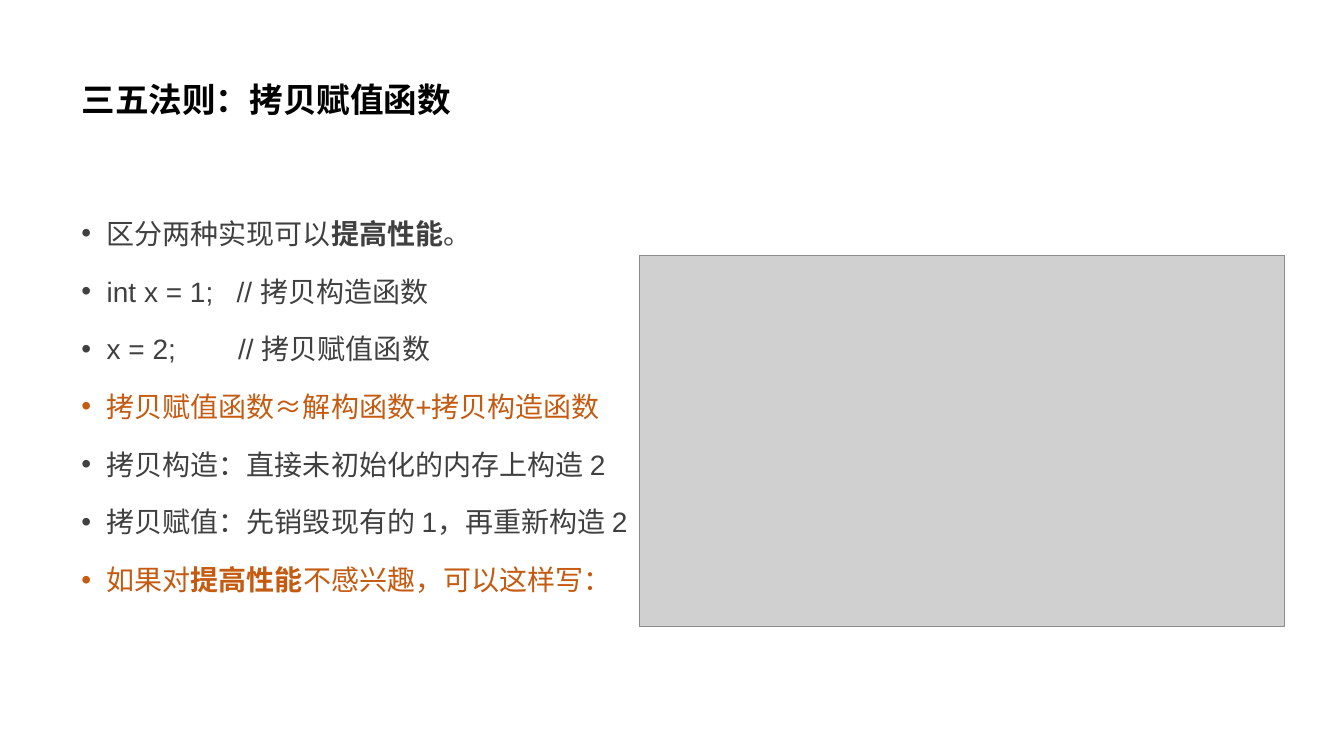
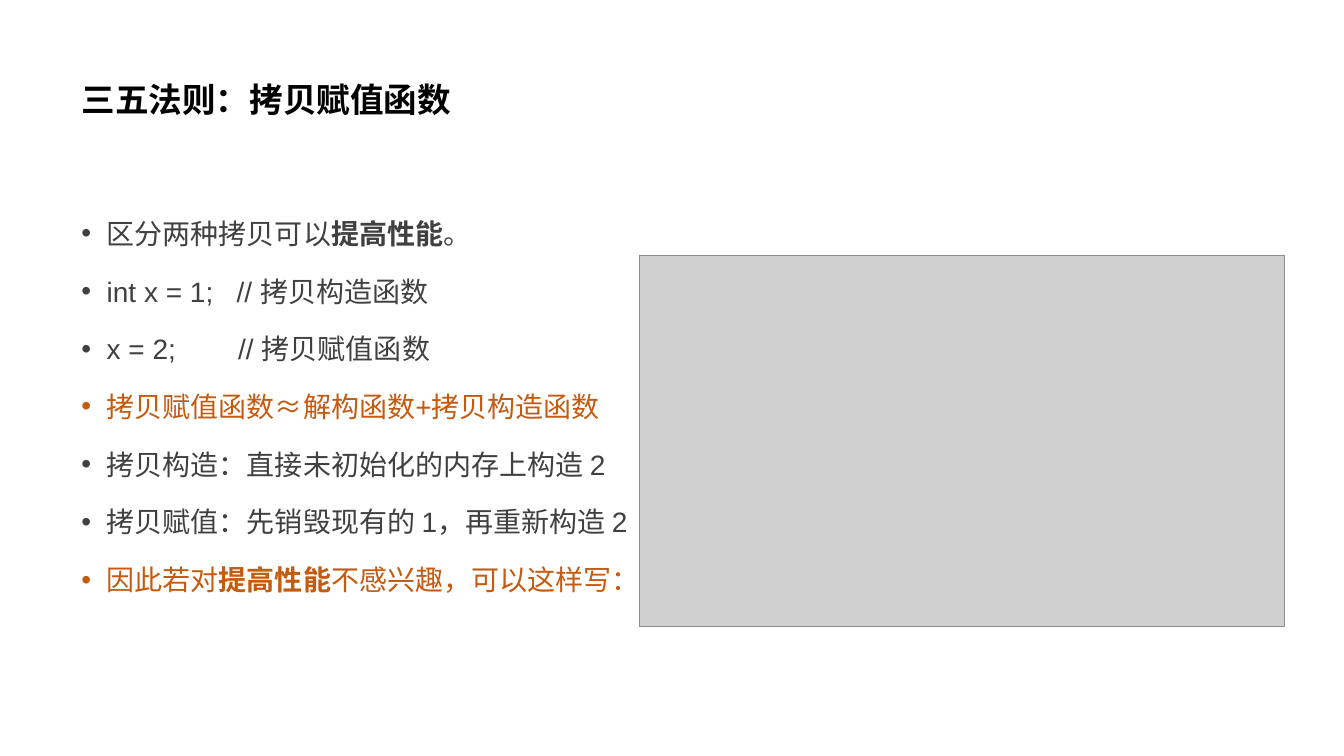
Before and after one commit to parallel101/course, a slide deck: slide 30 of 02/slides.pptx (slide 29 before the commit). Drawn at 1344x756 pixels with LibreOffice and Linux fonts; fonts in the diff are those of the drawing; grey boxes stand for pictures. Boxes give left, top, right and bottom in pixels: in the first picture for what was removed or moved away, otherwise in the second. Text is boxed around its words. In the diff, an @@ line names an element or a change of style, - is before the commit and + after.

```diff
--- a/02/slides.pptx
+++ b/02/slides.pptx
@@ text at <box>107,220,472,247</box>: text changed @@
-• 区分两种实现可以提高性能。
+• 区分两种拷贝可以提高性能。
@@ text at <box>107,562,640,598</box>: text changed @@
-• 如果对提高性能不感兴趣，可以这样写：
+• 因此若对提高性能不感兴趣，可以这样写：
```
Also in this commit, not shown: 4 other slides changed, 2 slides added, 6 other files.
